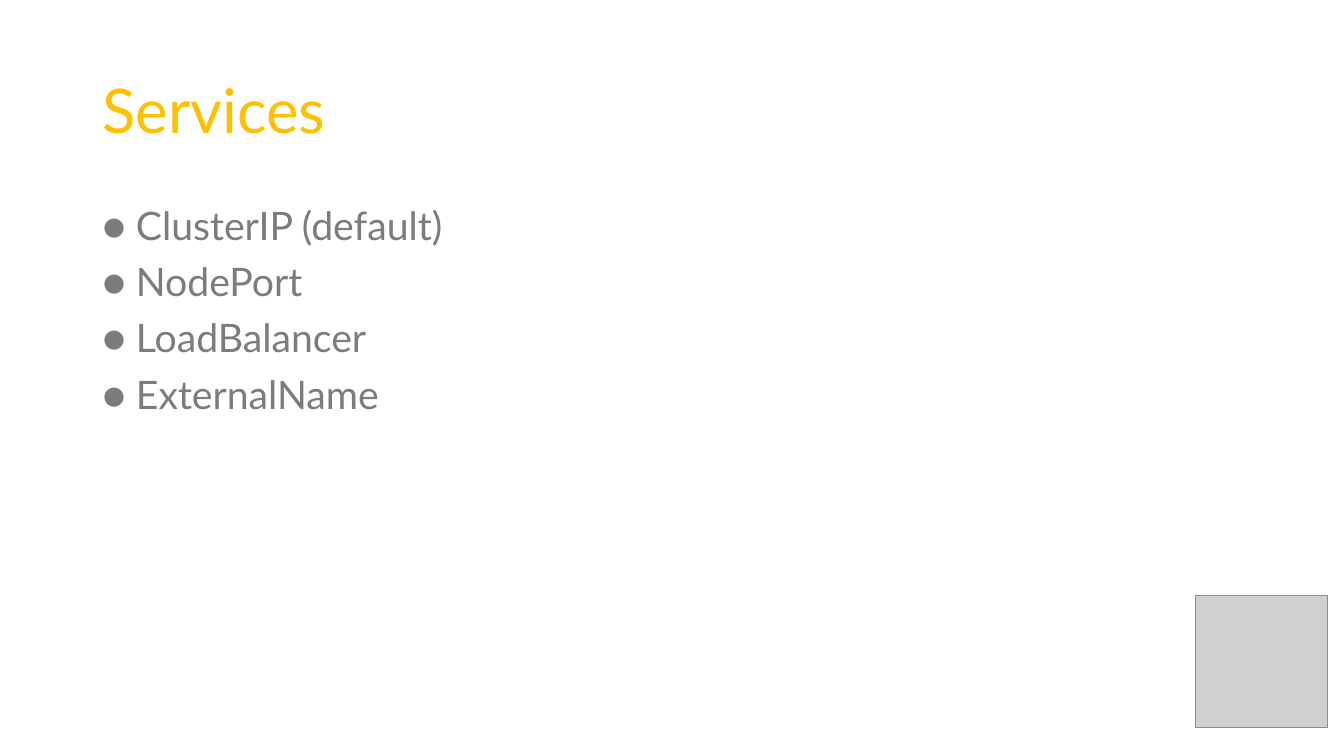
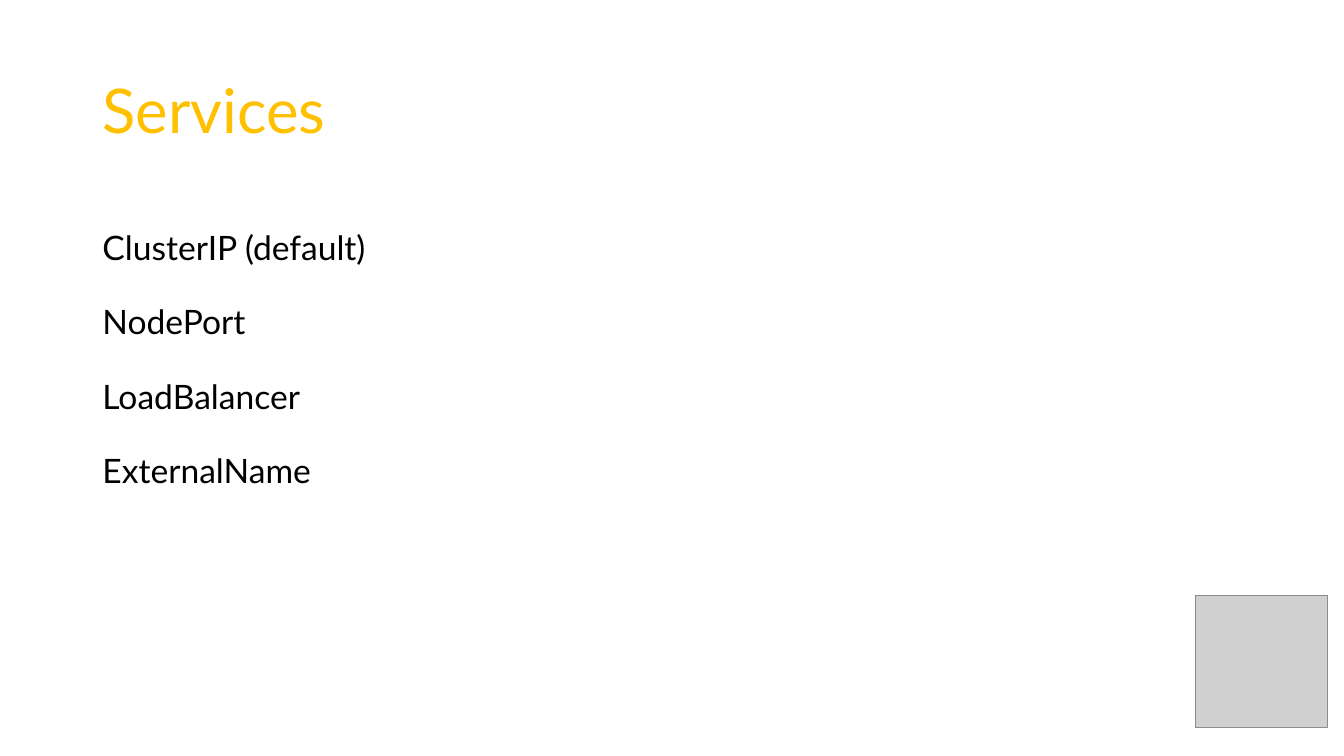
Before and after one commit to tarunp/kubernetes, a slide deck: slide 18 of Kubernetes.pptx. Drawn at 1344x756 pixels with LibreOffice and Linux fonts; fonts in the diff are those of the drawing; grey boxes stand for pictures; background and template pictures are left out. Boxes give left, top, right and bottom in pixels: in the first picture for what was removed or moved away, otherwise in the second. Text is boxed around its words. In the diff, an @@ line names an element or a change of style, - is before the commit and + after.

```diff
--- a/Kubernetes.pptx
+++ b/Kubernetes.pptx
@@ text at <box>102,234,365,484</box>: text changed; size 28 to 24 pt; text colour #7C7C7C to #000000 @@
-● ClusterIP (default)
-● NodePort
-● LoadBalancer
-● ExternalName
+ClusterIP (default)
+NodePort
+LoadBalancer
+ExternalName
```
Also in this commit, not shown: 20 other slides changed.
